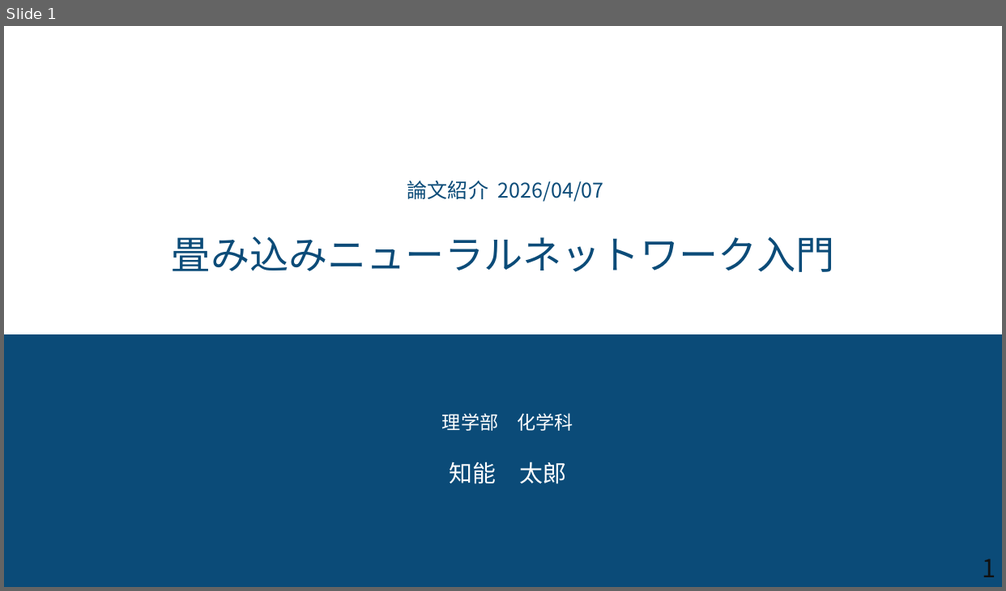
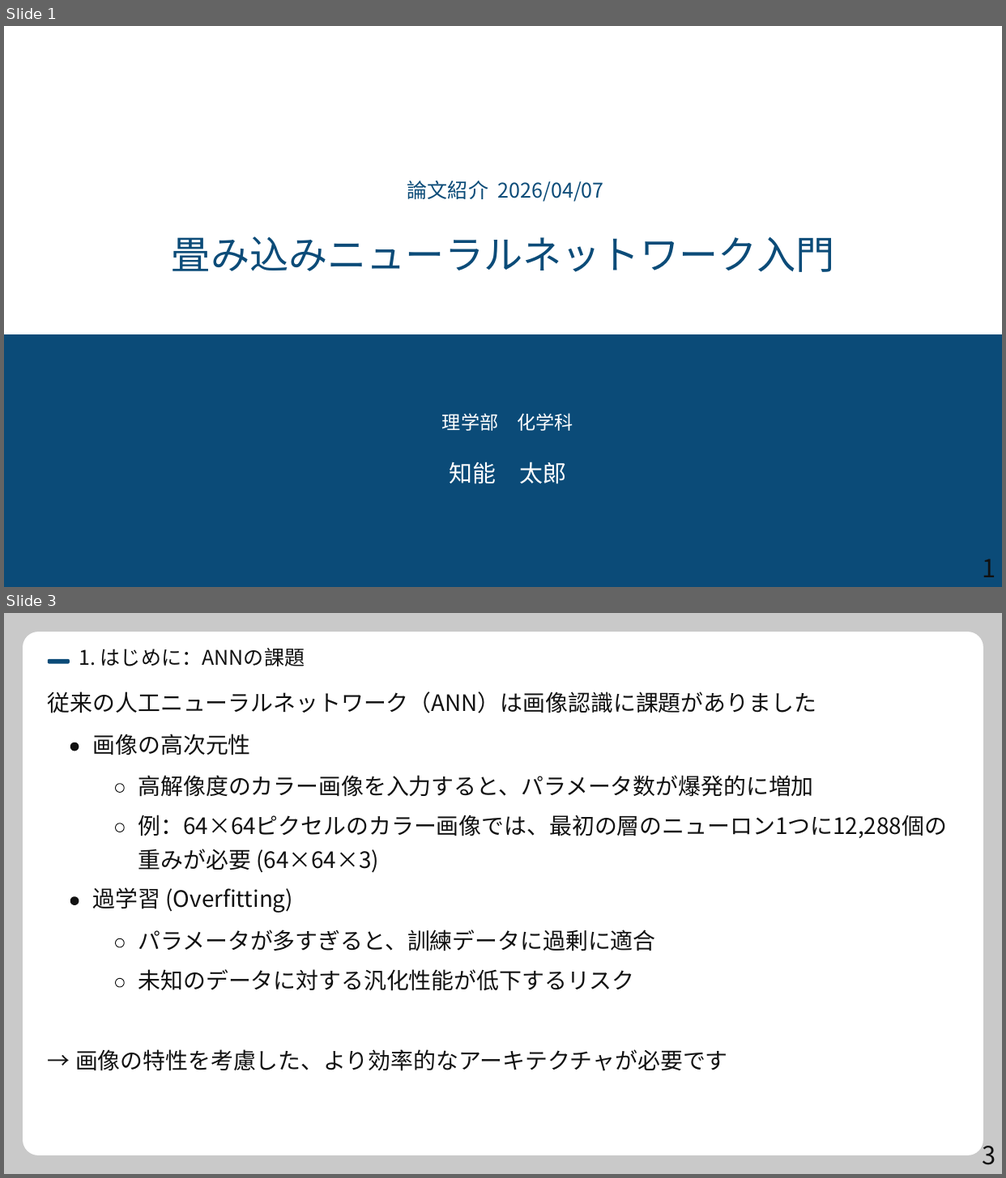
Before and after one commit to syarasyoujyu/create_presentation, a slide deck: data/CNN/step2.pptx. Shown one above the other, each under a label of ours: slide 1 before the commit, slides 1 and 3 after it; the slides between them are not shown. The pictures are 1006x591 and 1006x1178 pixels, drawn with LibreOffice and Linux fonts; fonts in the diff are those of the drawing. Boxes give left, top, right and bottom in pixels: in the first picture for what was removed or moved away, otherwise in the second. Text is boxed around its words. In the diff, an @@ line names an element or a change of style, - is before the commit and + after.

Commit message:
フォントサイズを考慮しながら、数式追加できるように調整

```diff
--- a/data/CNN/step2.pptx
+++ b/data/CNN/step2.pptx
@@ slide 3 added at (x1=4, y1=613, x2=1002, y2=1174), background #FFFFFF @@
@@ freeform shape added at (x1=4, y1=613, x2=1002, y2=1174), fill #FFFFFF @@
@@ freeform shape added at (x1=4, y1=613, x2=1002, y2=1174), fill #C9C9C9 @@
@@ freeform shape added at (x1=23, y1=632, x2=983, y2=1156), fill #FFFFFF @@
@@ freeform shape added at (x1=48, y1=658, x2=69, y2=663), fill #0B4B78 @@
@@ text added at (x1=79, y1=648, x2=305, y2=666), 19.5 pt, text #111111 @@
+1. はじめに：ANNの課題
@@ text added at (x1=48, y1=692, x2=816, y2=713), 21.7 pt, text #111111 @@
+従来の人工ニューラルネットワーク（ANN）は画像認識に課題がありました
@@ text added at (x1=93, y1=734, x2=251, y2=756), 21.7 pt, text #111111 @@
+画像の高次元性
@@ freeform shape added at (x1=70, y1=743, x2=79, y2=751), fill #111111 @@
@@ text added at (x1=138, y1=775, x2=814, y2=797), 21.7 pt, text #111111 @@
+高解像度のカラー画像を入力すると、パラメータ数が爆発的に増加
@@ freeform shape added at (x1=116, y1=784, x2=124, y2=792), outline #111111 0.74 pt @@
@@ freeform shape added at (x1=116, y1=824, x2=124, y2=832), outline #111111 0.74 pt @@
@@ text added at (x1=138, y1=815, x2=948, y2=838), 21.7 pt, text #111111 @@
+例：64×64ピクセルのカラー画像では、最初の層のニューロン1つに12,288個の
@@ text added at (x1=138, y1=849, x2=379, y2=873), 21.7 pt, text #111111 @@
+重みが必要 (64×64×3)
@@ freeform shape added at (x1=70, y1=897, x2=79, y2=905), fill #111111 @@
@@ text added at (x1=93, y1=888, x2=294, y2=913), 21.7 pt, text #111111 @@
+過学習 (Overfitting)
@@ freeform shape added at (x1=116, y1=939, x2=124, y2=947), outline #111111 0.74 pt @@
@@ text added at (x1=138, y1=930, x2=656, y2=952), 21.7 pt, text #111111 @@
+パラメータが多すぎると、訓練データに過剰に適合
@@ text added at (x1=138, y1=969, x2=635, y2=991), 21.7 pt, text #111111 @@
+未知のデータに対する汎化性能が低下するリスク
@@ freeform shape added at (x1=116, y1=979, x2=124, y2=987), outline #111111 0.74 pt @@
@@ text added at (x1=75, y1=1050, x2=728, y2=1071), 21.7 pt, text #111111 @@
+→ 画像の特性を考慮した、より効率的なアーキテクチャが必要です
@@ text added at (x1=982, y1=1139, x2=995, y2=1165), 24 pt, text #111111 @@
+3
```
Also in this commit, not shown: 6 slides changed, 4 other slides added, 4 slides removed, 16 other files.
